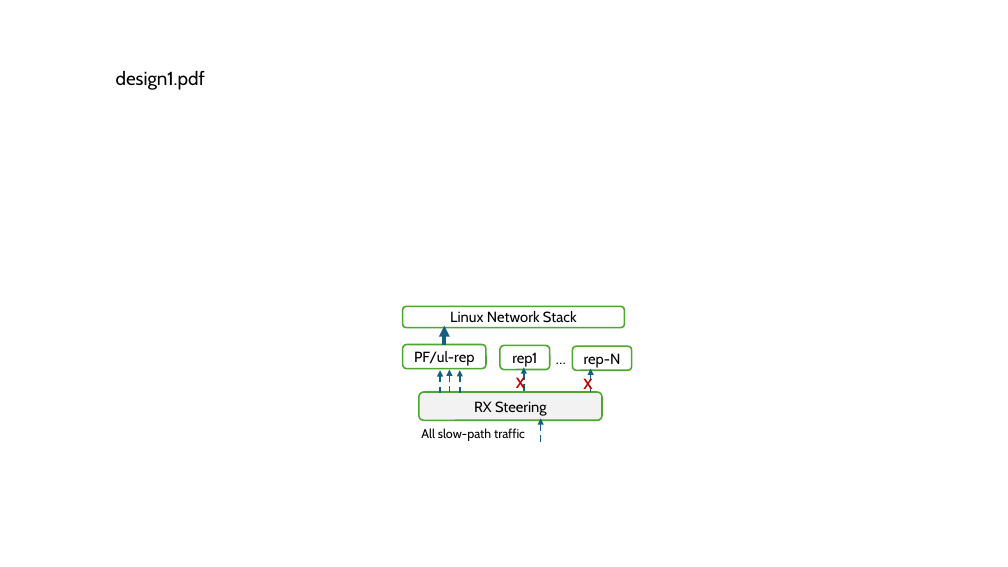
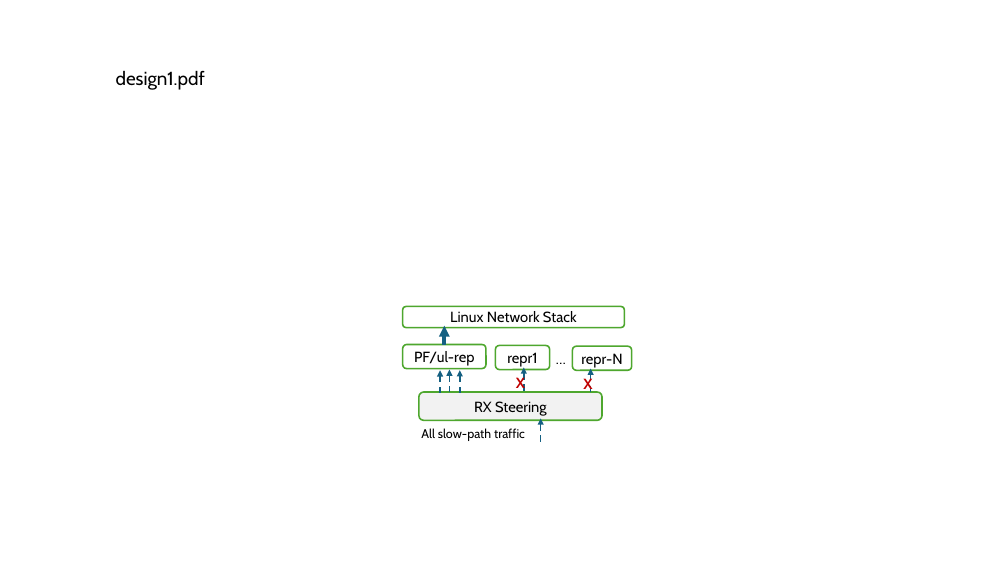
Before and after one commit to williamtu/netdevconf18-sharedmem, a slide deck: slide 5 of netdevconf0x18-sharedmem.pptx. Drawn at 1008x567 pixels with LibreOffice and Linux fonts; fonts in the diff are those of the drawing. Boxes give left, top, right and bottom in pixels: in the first picture for what was removed or moved away, otherwise in the second. Text is boxed around its words. In the diff, an @@ line names an element or a change of style, - is before the commit and + after.

```diff
--- a/netdevconf0x18-sharedmem.pptx
+++ b/netdevconf0x18-sharedmem.pptx
@@ rounded rectangle "repr1": place and size @@
-rounded rectangle "repr1" at [500,346,550,370]
+rounded rectangle "repr1" at [495,346,550,370]
@@ text in rounded rectangle at [507,352,537,367]: text changed @@
-rep1
+repr1
@@ text in rounded rectangle at [581,353,622,368]: text changed @@
-rep-N
+repr-N
```
Also in this commit, not shown: 2 other slides changed, 4 other files.
